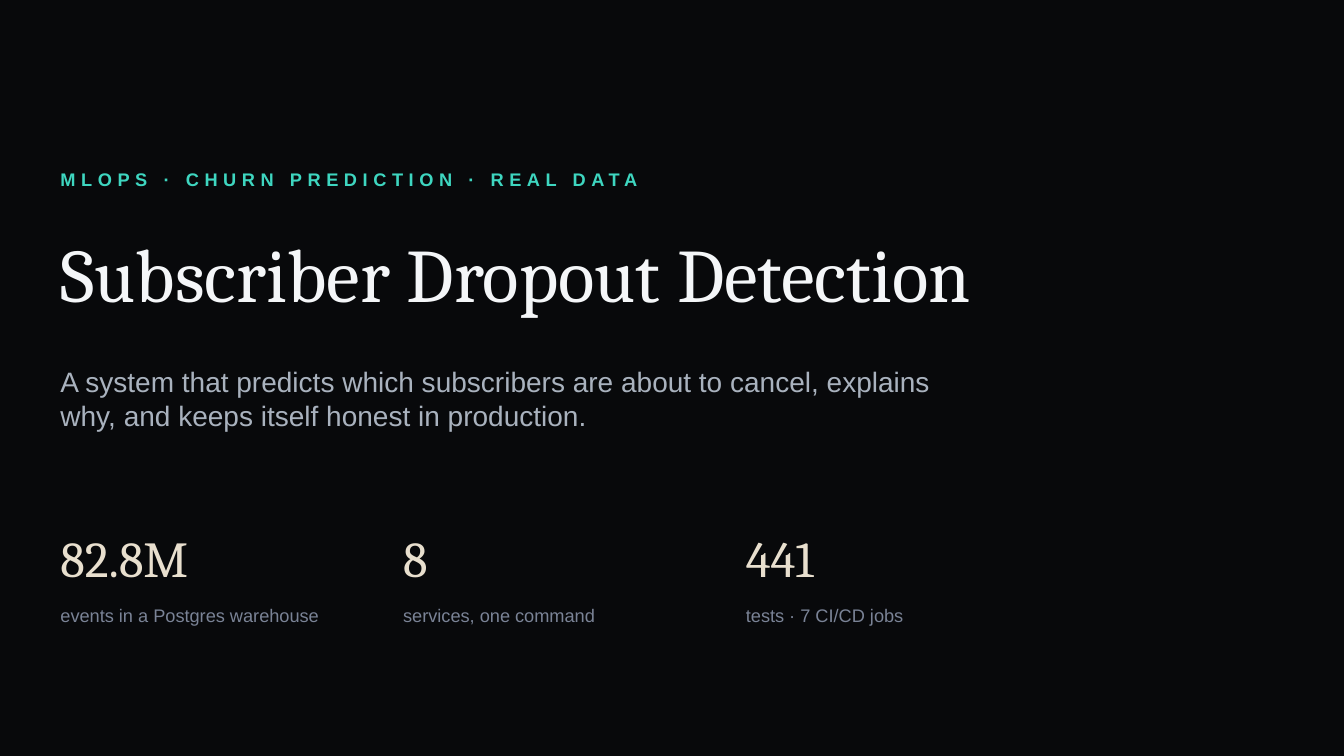
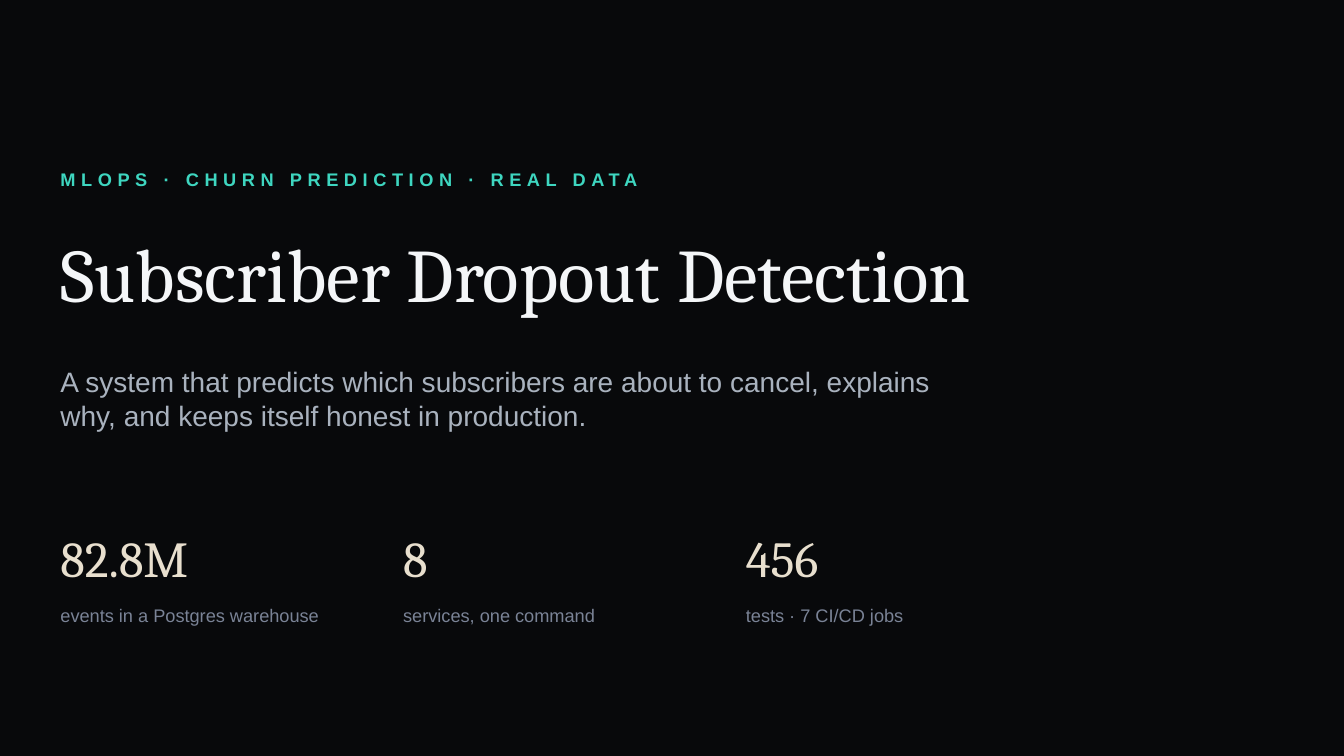
Before and after one commit to markandeyavarma3-lab/subscriber-dropout-detection, a slide deck: slide 1 of docs/viva/slides.pptx. Drawn at 1344x756 pixels with LibreOffice and Linux fonts; fonts in the diff are those of the drawing. Boxes give left, top, right and bottom in pixels: in the first picture for what was removed or moved away, otherwise in the second. Text is boxed around its words. In the diff, an @@ line names an element or a change of style, - is before the commit and + after.

```diff
--- a/docs/viva/slides.pptx
+++ b/docs/viva/slides.pptx
@@ text at [746,543,818,578]: text changed @@
-441
+456
```
Also in this commit, not shown: 1 other slide changed, 28 other files.
